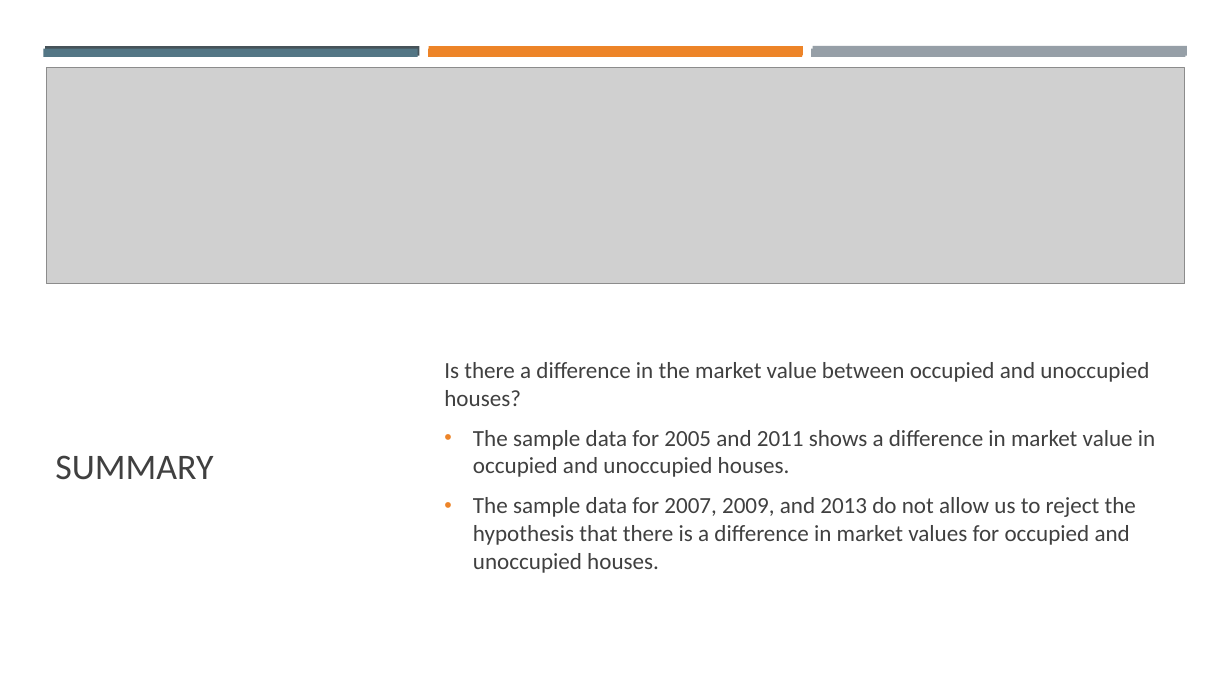
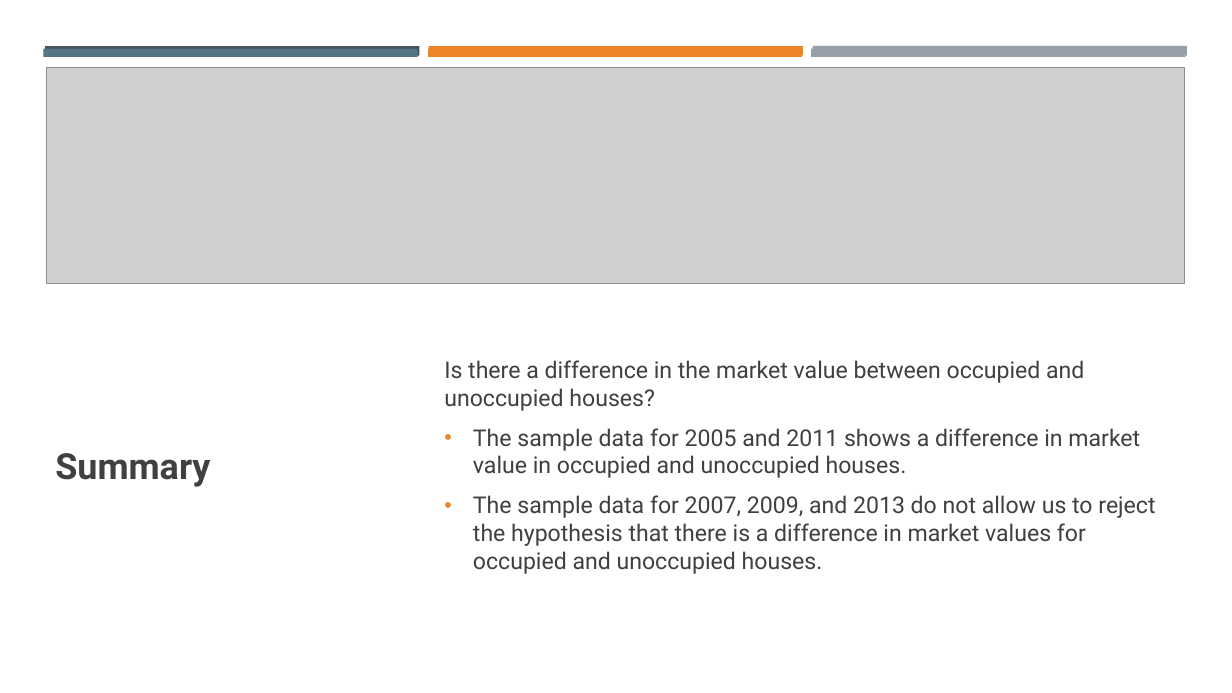
Before and after one commit to tamimcm416/capstone_business_stats, a slide deck: slide 9 of Assignment 1.pptx. Drawn at 1232x693 pixels with LibreOffice and Linux fonts; fonts in the diff are those of the drawing; grey boxes stand for pictures. Boxes give left, top, right and bottom in pixels: in the first picture for what was removed or moved away, otherwise in the second. Text is boxed around its words. In the diff, an @@ line names an element or a change of style, - is before the commit and + after.

```diff
--- a/Assignment 1.pptx
+++ b/Assignment 1.pptx
@@ text "Is there a difference in ..." at box(444, 360, 1155, 574): font Calibri to Roboto @@
@@ title at box(55, 453, 210, 487): text changed; font Calibri to Roboto; bold on @@
-SUMMARY
+Summary
```
Also in this commit, not shown: 8 other slides changed.
